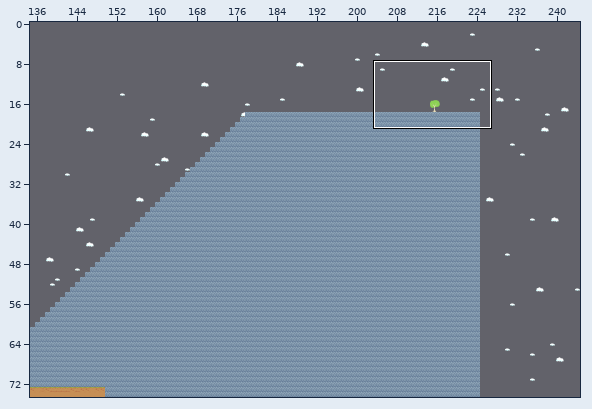
Two states of a Tiled map, desktop/resources/world.tmx. The first picture is a wide view before the edit; the outline marks the close-up.
Close-up. Old version:
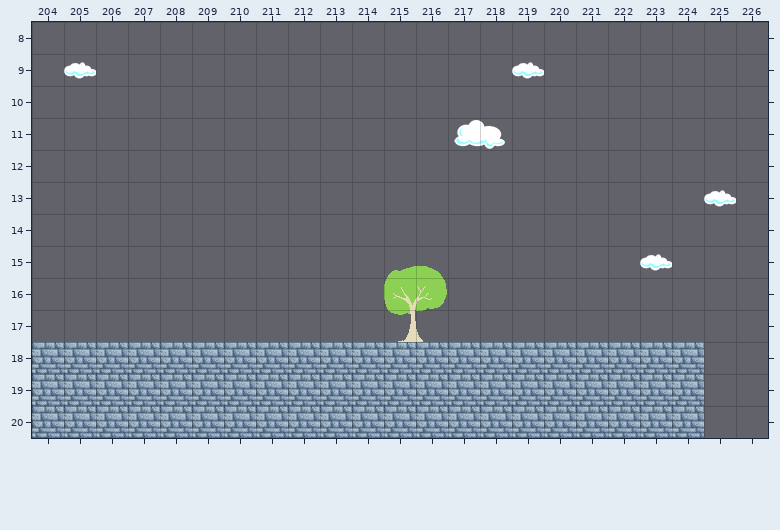
Cells are 32x32 px. Shown: x 204..226, y 8..20. The commit also changed other parts of the map, which this record leaves out.
Now the later version:
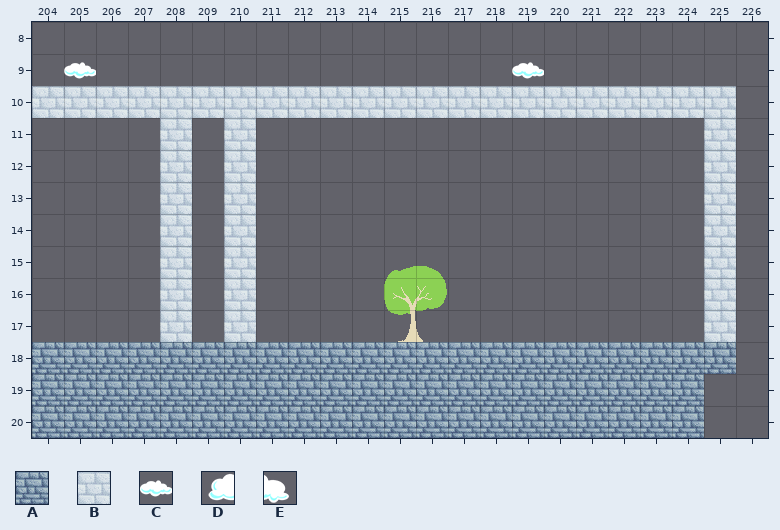
Key: from "tile-map": A 120, B 133; from "tile-set": C 37, D 40, E 41.
_ is an empty cell.
The exact change:
{"where": "layer \"background\""}
{"y":10,"x":204,"old":"______________________","new":"BBBBBBBBBBBBBBBBBBBBBB"}
{"y":11,"x":208,"old":"_","new":"B"}
{"y":11,"x":210,"old":"_","new":"B"}
{"y":11,"x":217,"old":"DE","new":"__"}
{"y":11,"x":225,"old":"_","new":"B"}
{"y":12,"x":208,"old":"_","new":"B"}
{"y":12,"x":210,"old":"_","new":"B"}
{"y":12,"x":225,"old":"_","new":"B"}
{"y":13,"x":208,"old":"_","new":"B"}
{"y":13,"x":210,"old":"_","new":"B"}
{"y":13,"x":225,"old":"C","new":"B"}
{"y":14,"x":208,"old":"_","new":"B"}
{"y":14,"x":210,"old":"_","new":"B"}
{"y":14,"x":225,"old":"_","new":"B"}
{"y":15,"x":208,"old":"_","new":"B"}
{"y":15,"x":210,"old":"_","new":"B"}
{"y":15,"x":223,"old":"C","new":"_"}
{"y":15,"x":225,"old":"_","new":"B"}
{"y":16,"x":208,"old":"_","new":"B"}
{"y":16,"x":210,"old":"_","new":"B"}
{"y":16,"x":225,"old":"_","new":"B"}
{"y":17,"x":208,"old":"_","new":"B"}
{"y":17,"x":210,"old":"_","new":"B"}
{"y":17,"x":225,"old":"_","new":"B"}
{"where": "layer \"walls\""}
{"y":18,"x":225,"old":"_","new":"A"}
{"label":"changed","picture_box":[32,86,736,374]}
